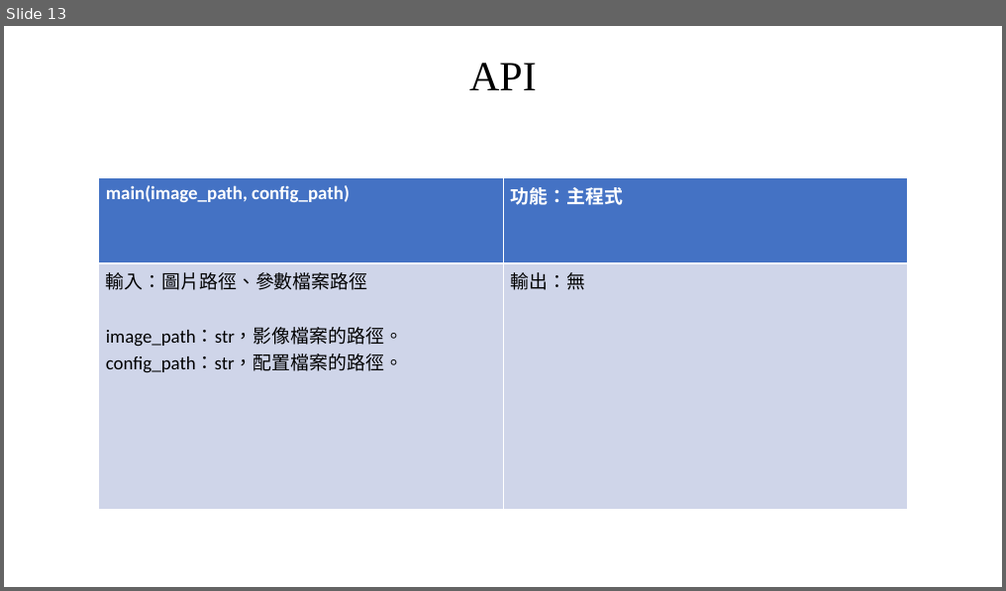
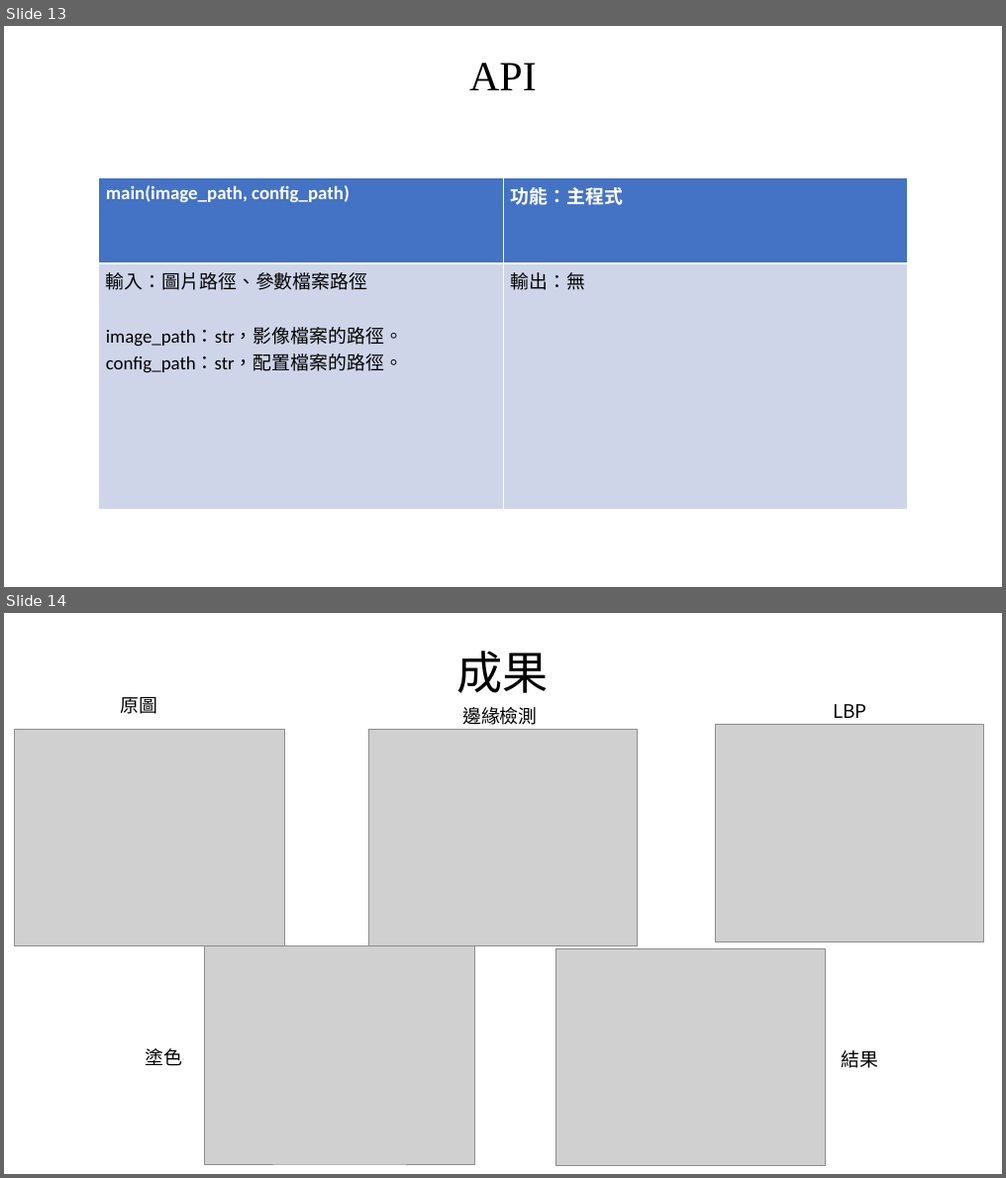
Before and after one commit to a147852z/embedded_image, a slide deck: 嵌入式影像處理.pptx. Shown one above the other, each under a label of ours: slide 13 before the commit, slides 13 and 14 after it. The pictures are 1006x591 and 1006x1178 pixels, drawn with LibreOffice and Linux fonts; fonts in the diff are those of the drawing; grey boxes stand for pictures. Boxes give left, top, right and bottom in pixels: in the first picture for what was removed or moved away, otherwise in the second. Text is boxed around its words. In the diff, an @@ line names an element or a change of style, - is before the commit and + after.

Commit message:
增加成果

```diff
--- a/嵌入式影像處理.pptx
+++ b/嵌入式影像處理.pptx
@@ slide 14 added at box(4, 613, 1002, 1174), background #FFFFFF @@
@@ title added at box(457, 651, 548, 693), 44 pt, text #000000 @@
+成果
@@ text added at box(121, 697, 158, 714), 18 pt, text #000000 @@
+原圖
@@ picture added at box(15, 730, 285, 947) @@
@@ picture added at box(368, 730, 638, 947) @@
@@ text added at box(462, 707, 538, 725), 18 pt, text #000000 @@
+邊緣檢測
@@ picture added at box(715, 725, 984, 943) @@
@@ text added at box(833, 704, 867, 718), 18 pt, text #000000 @@
+LBP
@@ picture added at box(205, 947, 475, 1164) @@
@@ picture added at box(556, 950, 826, 1166) @@
@@ text added at box(146, 1049, 183, 1066), 18 pt, text #000000 @@
+塗色
@@ text added at box(841, 1051, 878, 1068), 18 pt, text #000000 @@
+結果
```
